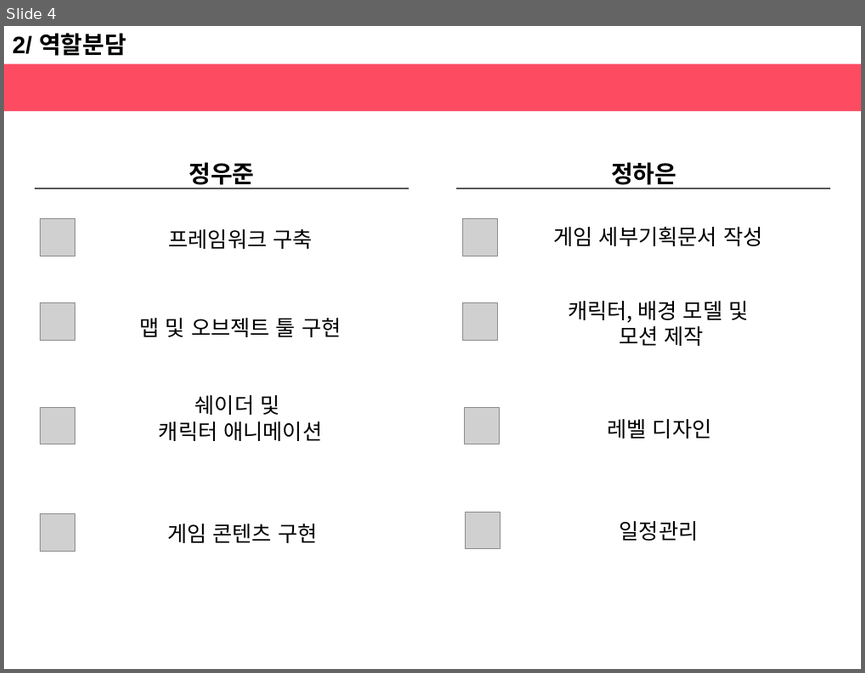
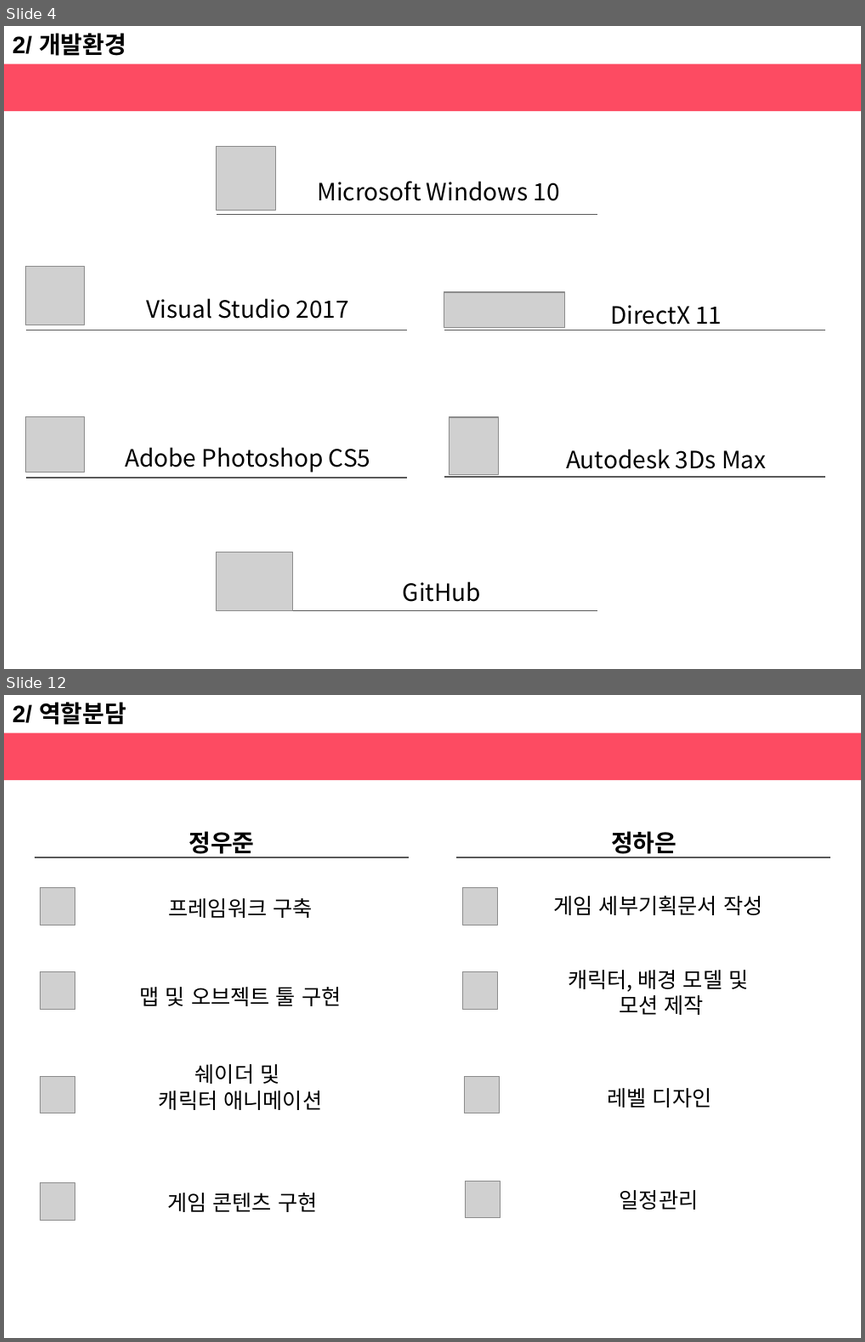
Before and after one commit to haeunjung/Team_Project, a slide deck: 기획문서/앨리스의 태엽_정하은_정우준(중간발표).pptx. Shown one above the other, each under a label of ours: slide 4 before the commit, slides 4 and 12 after it; the slides between them are not shown. The pictures are 865x673 and 865x1342 pixels, drawn with LibreOffice and Linux fonts; fonts in the diff are those of the drawing; grey boxes stand for pictures. Boxes give left, top, right and bottom in pixels: in the first picture for what was removed or moved away, otherwise in the second. Text is boxed around its words. In the diff, an @@ line names an element or a change of style, - is before the commit and + after.

```diff
--- a/기획문서/앨리스의 태엽_정하은_정우준(중간발표).pptx
+++ b/기획문서/앨리스의 태엽_정하은_정우준(중간발표).pptx
@@ slide 4 added at <box>4,26,861,669</box>, background #FFFFFF @@
@@ text added at <box>12,33,126,56</box>, 20 pt, text #000000, bold @@
+2/ 개발환경
@@ rectangle added at <box>4,63,861,111</box>, fill #FD4B62 @@
@@ picture added at <box>216,147,276,210</box> @@
@@ text added at <box>317,181,560,201</box>, 20 pt, text #000000 @@
+Microsoft Windows 10
@@ line added from (216, 215) to (598, 215), #595959 1 pt @@
@@ picture added at <box>26,266,86,324</box> @@
@@ text added at <box>147,298,349,318</box>, 20 pt, text #000000 @@
+Visual Studio 2017
@@ picture added at <box>444,292,564,328</box> @@
@@ text added at <box>610,305,721,330</box>, 20 pt, text #000000 @@
+DirectX 11
@@ line added from (26, 330) to (407, 330), #595959 1 pt @@
@@ line added from (444, 329) to (826, 329), #595959 1 pt @@
@@ picture added at <box>26,417,86,472</box> @@
@@ picture added at <box>449,417,499,474</box> @@
@@ text added at <box>125,447,370,472</box>, 20 pt, text #000000 @@
+Adobe Photoshop CS5
@@ text added at <box>566,448,766,469</box>, 20 pt, text #000000 @@
+Autodesk 3Ds Max
@@ line added from (26, 477) to (407, 477), #595959 1 pt @@
@@ line added from (444, 476) to (826, 476), #595959 1 pt @@
@@ picture added at <box>216,551,293,610</box> @@
@@ text added at <box>403,581,481,601</box>, 20 pt, text #000000 @@
+GitHub
@@ line added from (222, 610) to (598, 610), #595959 1 pt @@
@@ what was slide 4 is now slide 12 @@
```
Also in this commit, not shown: 6 slides changed, 2 other slides added, 2 slides removed, 31 other files.
